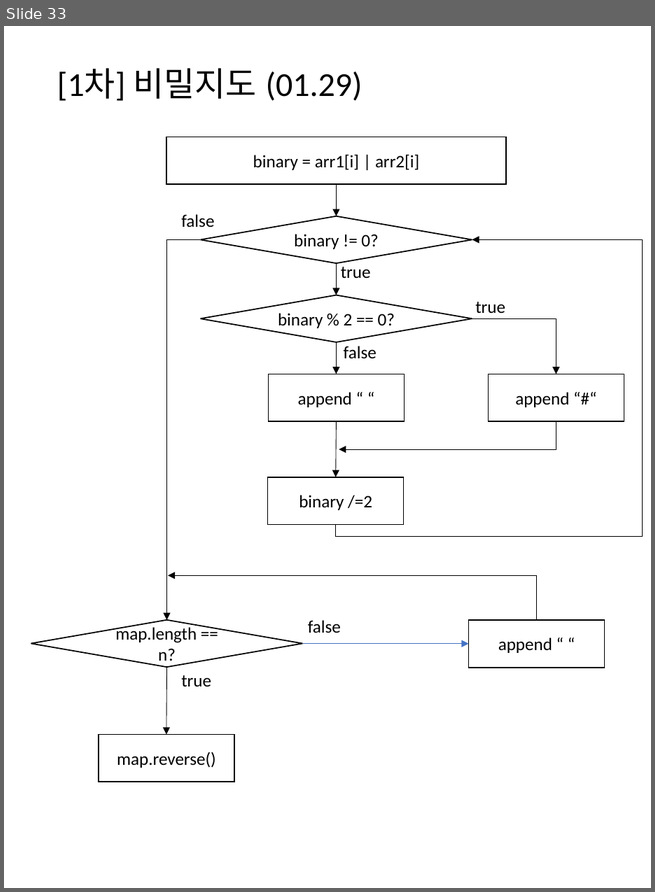
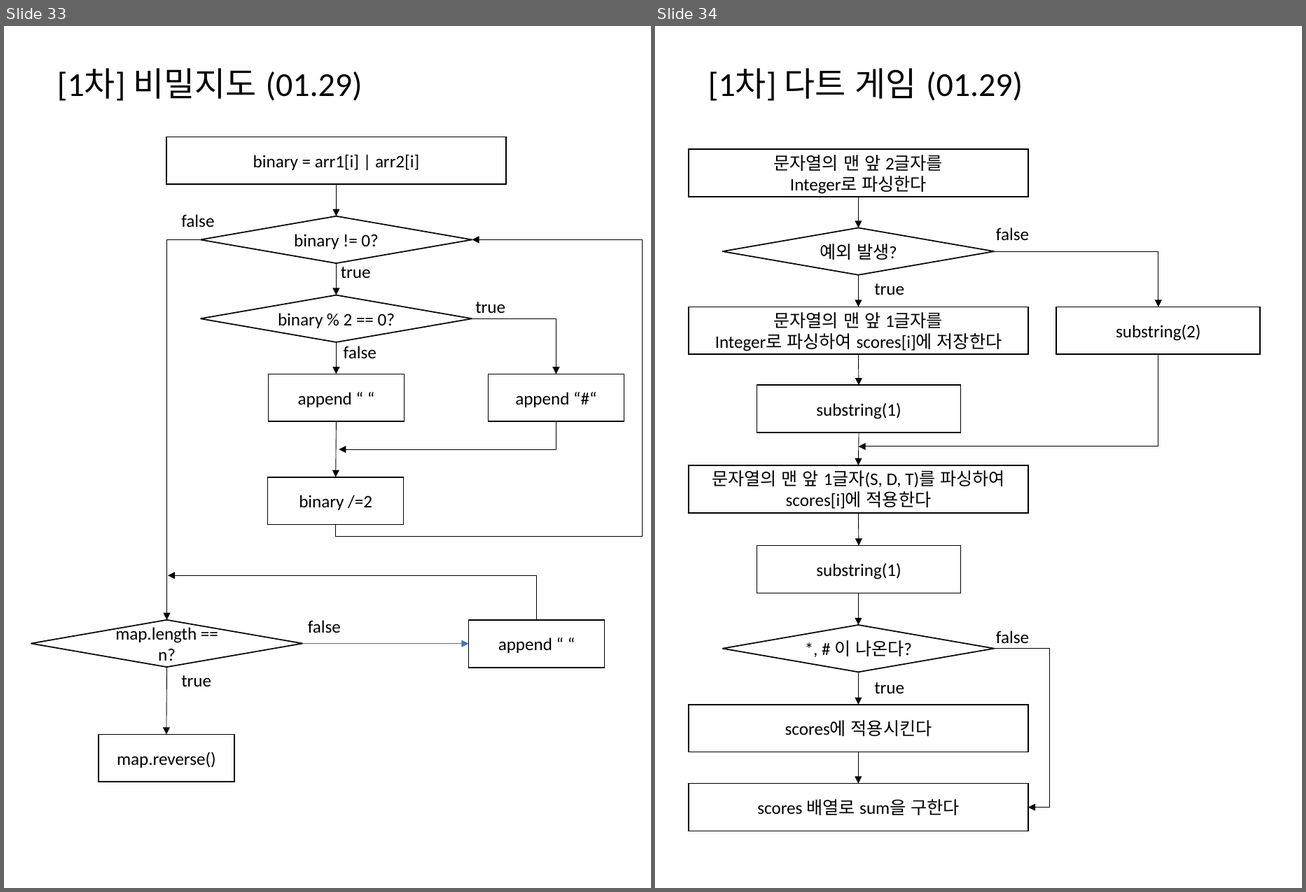
Before and after one commit to mornings9047/Algorithms_Programmers, a slide deck: 알고리즘_프로그래머스_Level01_순서도.pptx. Shown side by side, each under a label of ours: slide 33 before the commit, slides 33 and 34 after it. The pictures are 655x892 and 1306x892 pixels, drawn with LibreOffice and Linux fonts; fonts in the diff are those of the drawing. Boxes give left, top, right and bottom in pixels: in the first picture for what was removed or moved away, otherwise in the second. Text is boxed around its words. In the diff, an @@ line names an element or a change of style, - is before the commit and + after.

Commit message:
[1차] 다트 게임

```diff
--- a/알고리즘_프로그래머스_Level01_순서도.pptx
+++ b/알고리즘_프로그래머스_Level01_순서도.pptx
@@ slide 34 added at (655, 26, 1302, 888), background #FFFFFF @@
@@ title added at (708, 68, 1023, 101), 28 pt, text #000000 @@
+[1차] 다트 게임 (01.29)
@@ group added at (689, 149, 1260, 832): 8 rectangles, 8 arrows, 4 texts, 3 elbow arrows, 2 diamonds @@
+substring(1)
+문자열의 맨 앞 2글자를
+Integer로 파싱한다
+*, # 이 나온다?
+scores에 적용시킨다
+true
+false
+scores 배열로 sum을 구한다
+예외 발생?
+문자열의 맨 앞 1글자를
+Integer로 파싱하여 scores[i]에 저장한다
+true
+false
+substring(2)
+substring(1)
+문자열의 맨 앞 1글자(S, D, T)를 파싱하여
+scores[i]에 적용한다
```
Also in this commit, not shown: 2 other files.
